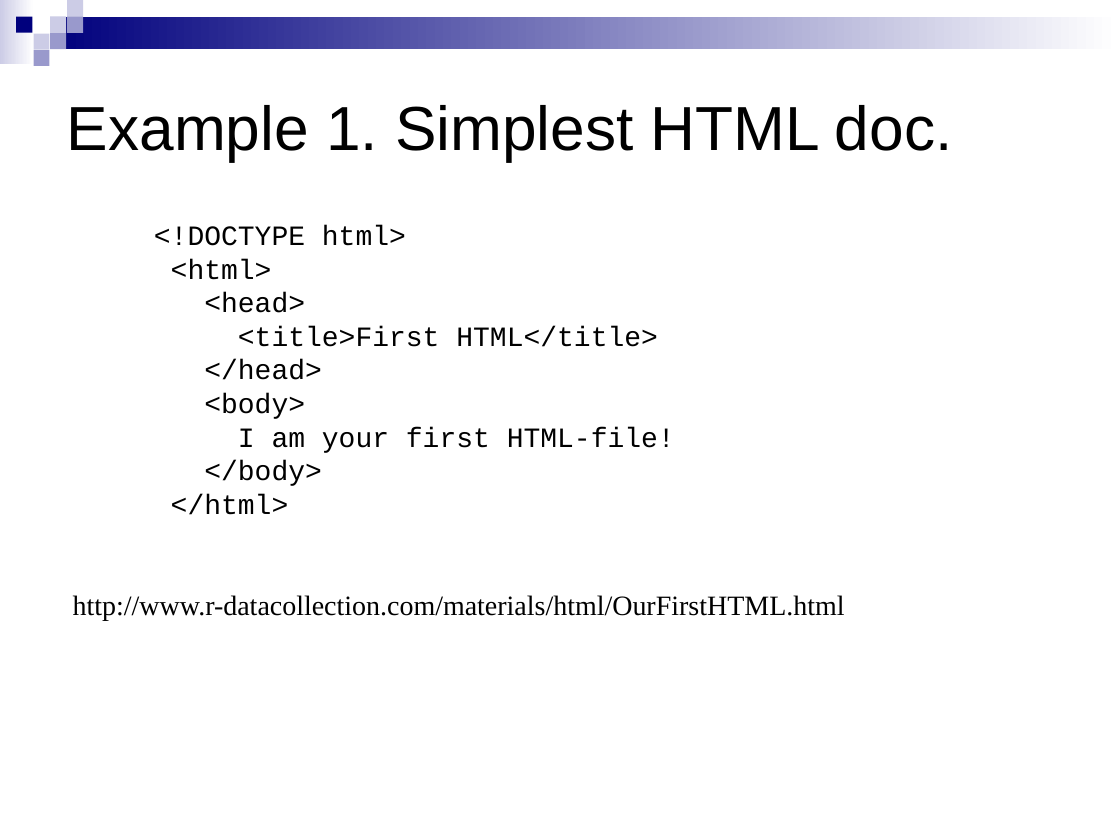
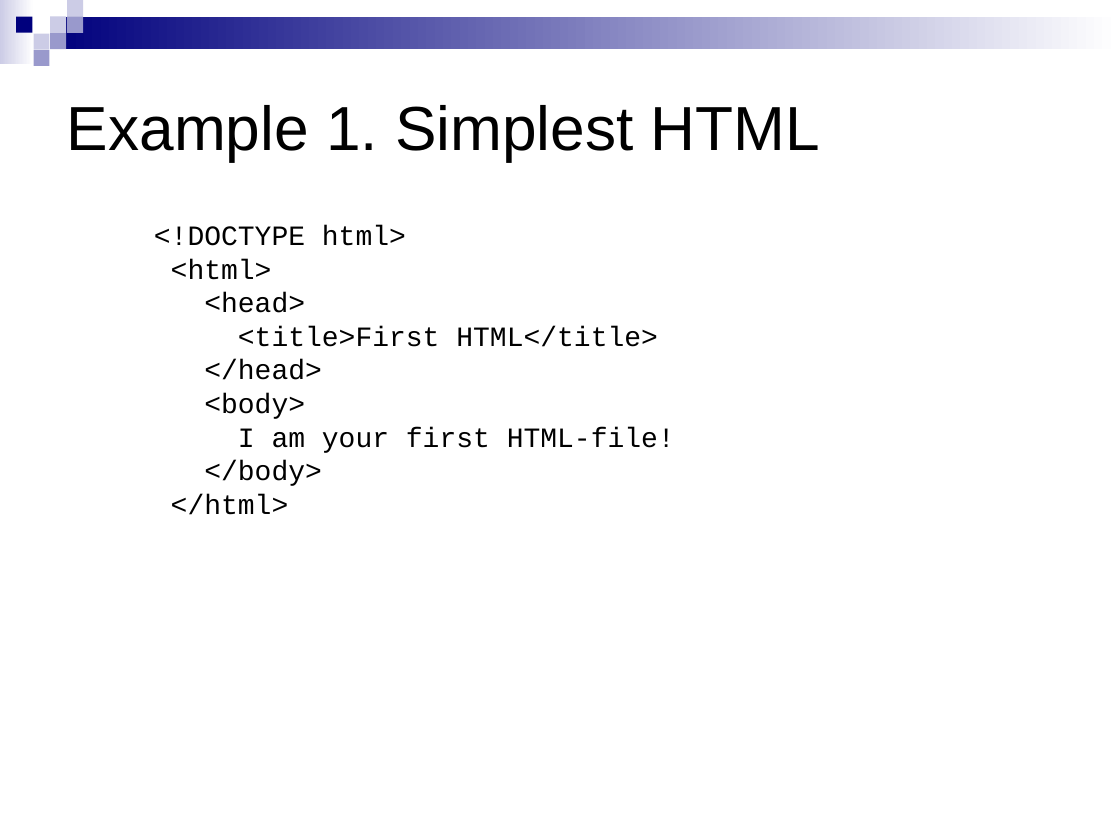
Before and after one commit to ASPteaching/WebScraping_with_R, a slide deck: slide 11 of WebScraping_course/WebScrapping-1a-HTML & CSS.pptx. Drawn at 1120x840 pixels with LibreOffice and Linux fonts; fonts in the diff are those of the drawing. Boxes give left, top, right and bottom in pixels: in the first picture for what was removed or moved away, otherwise in the second. Text is boxed around its words. In the diff, an @@ line names an element or a change of style, - is before the commit and + after.

```diff
--- a/WebScraping_course/WebScrapping-1a-HTML & CSS.pptx
+++ b/WebScraping_course/WebScrapping-1a-HTML & CSS.pptx
@@ text at (x1=67, y1=105, x2=820, y2=162): text changed @@
-Example 1. Simplest HTML doc.
+Example 1. Simplest HTML
@@ text removed at (x1=73, y1=595, x2=845, y2=620) @@
-http://www.r-datacollection.com/materials/html/OurFirstHTML.html
```
Also in this commit, not shown: 10 other slides changed, 1 slide added, 8 other files.
